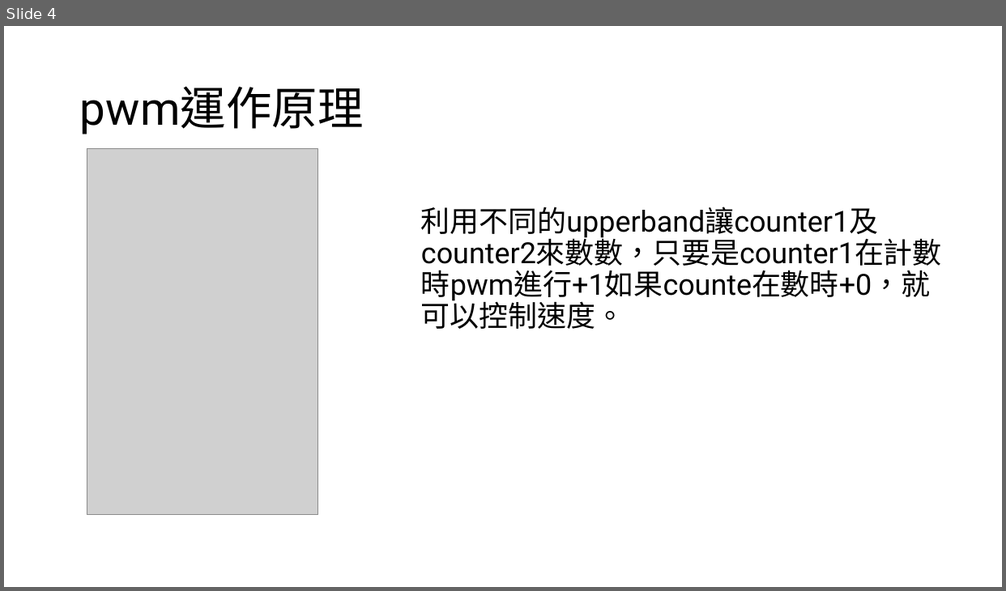
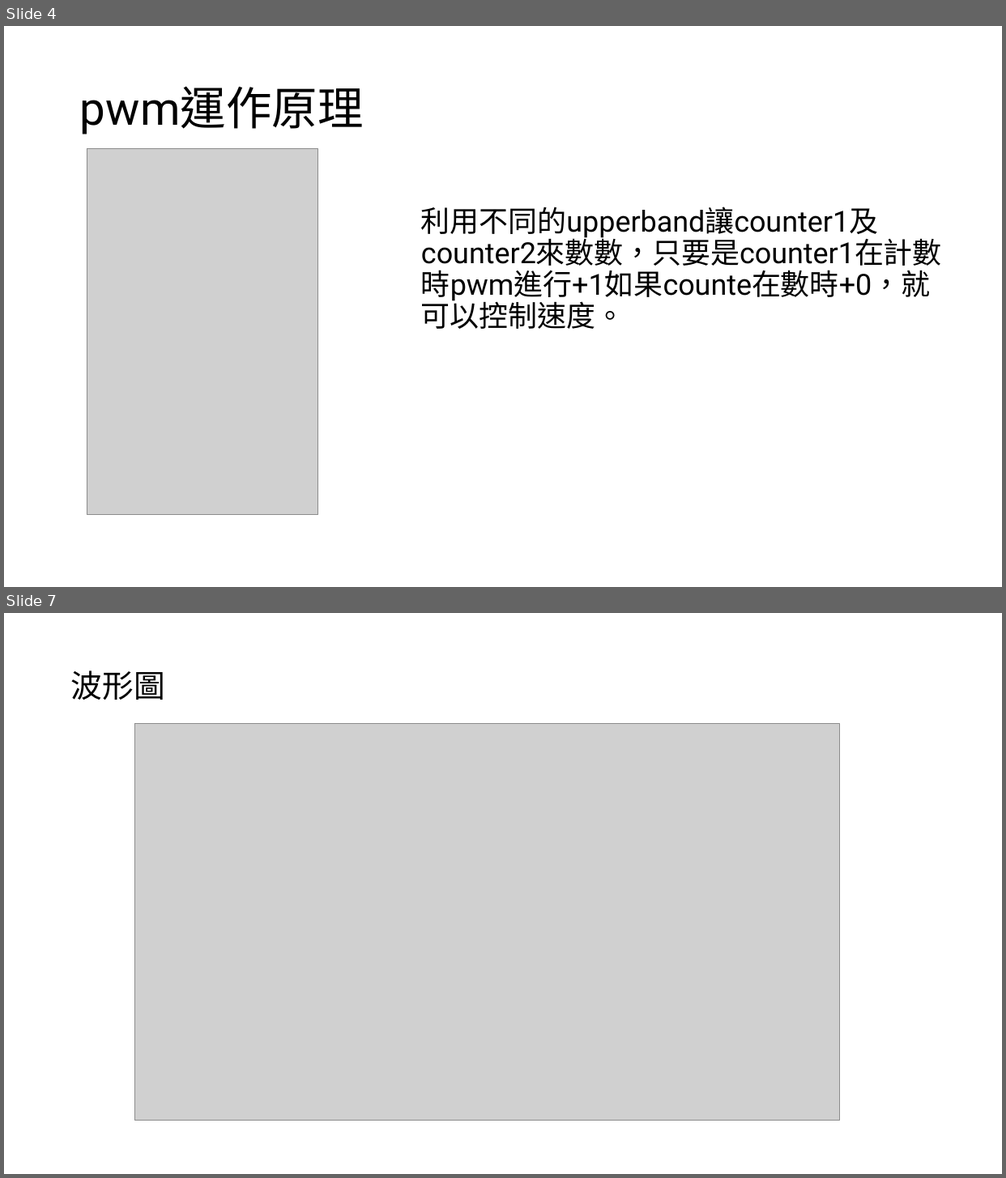
Before and after one commit to C111112164/pwm, a slide deck: Fpga專題實習pwm.pptx. Shown one above the other, each under a label of ours: slide 4 before the commit, slides 4 and 7 after it; the slides between them are not shown. The pictures are 1006x591 and 1006x1178 pixels, drawn with LibreOffice and Linux fonts; fonts in the diff are those of the drawing; grey boxes stand for pictures. Boxes give left, top, right and bottom in pixels: in the first picture for what was removed or moved away, otherwise in the second. Text is boxed around its words. In the diff, an @@ line names an element or a change of style, - is before the commit and + after.

```diff
--- a/Fpga專題實習pwm.pptx
+++ b/Fpga專題實習pwm.pptx
@@ slide 7 added at [4,613,1002,1174], background #FFFFFF @@
@@ text added at [71,671,165,700], 30.2 pt, text #000000 @@
+波形圖
@@ picture added at [135,724,839,1121] @@
```
Also in this commit, not shown: 2 other slides added.
